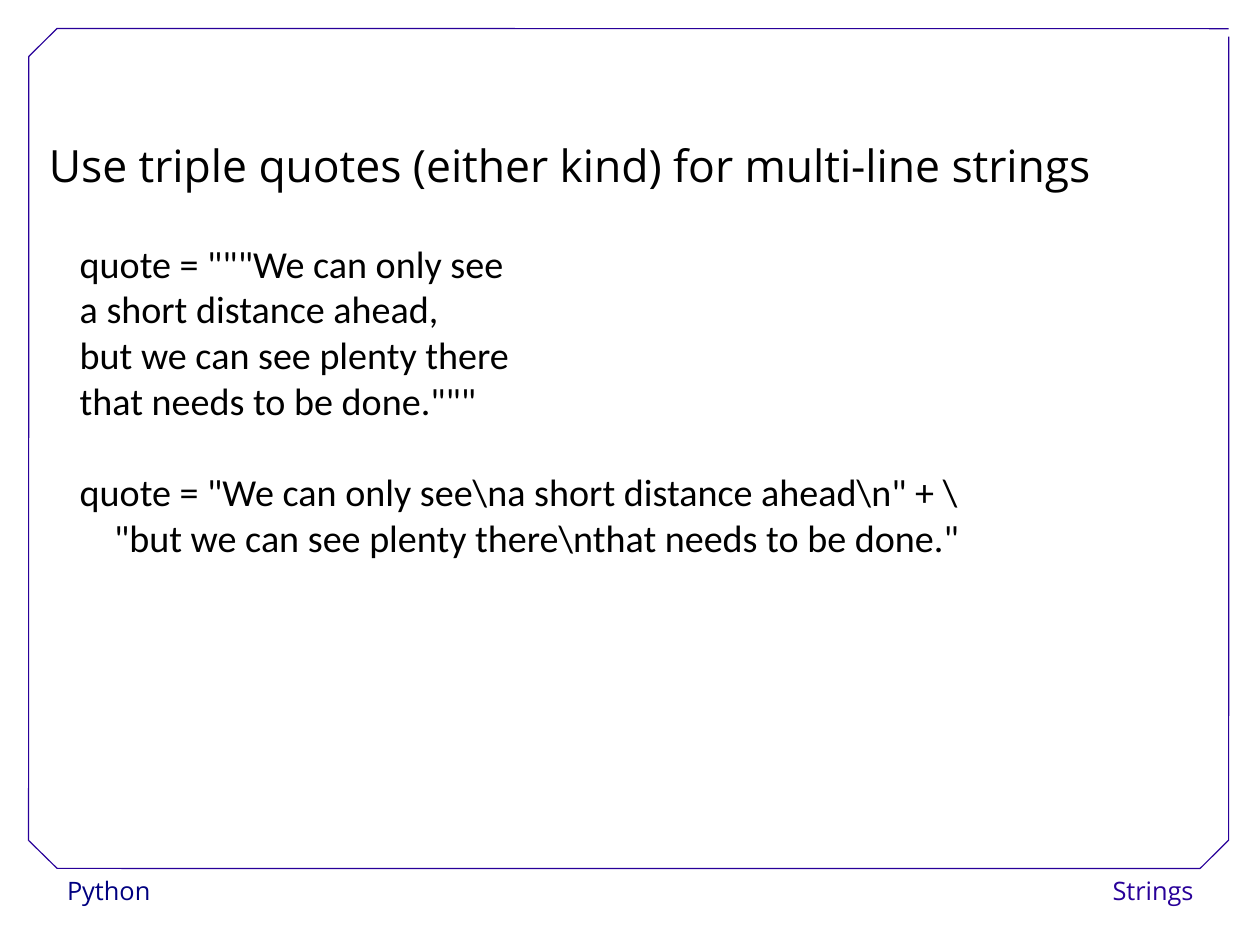
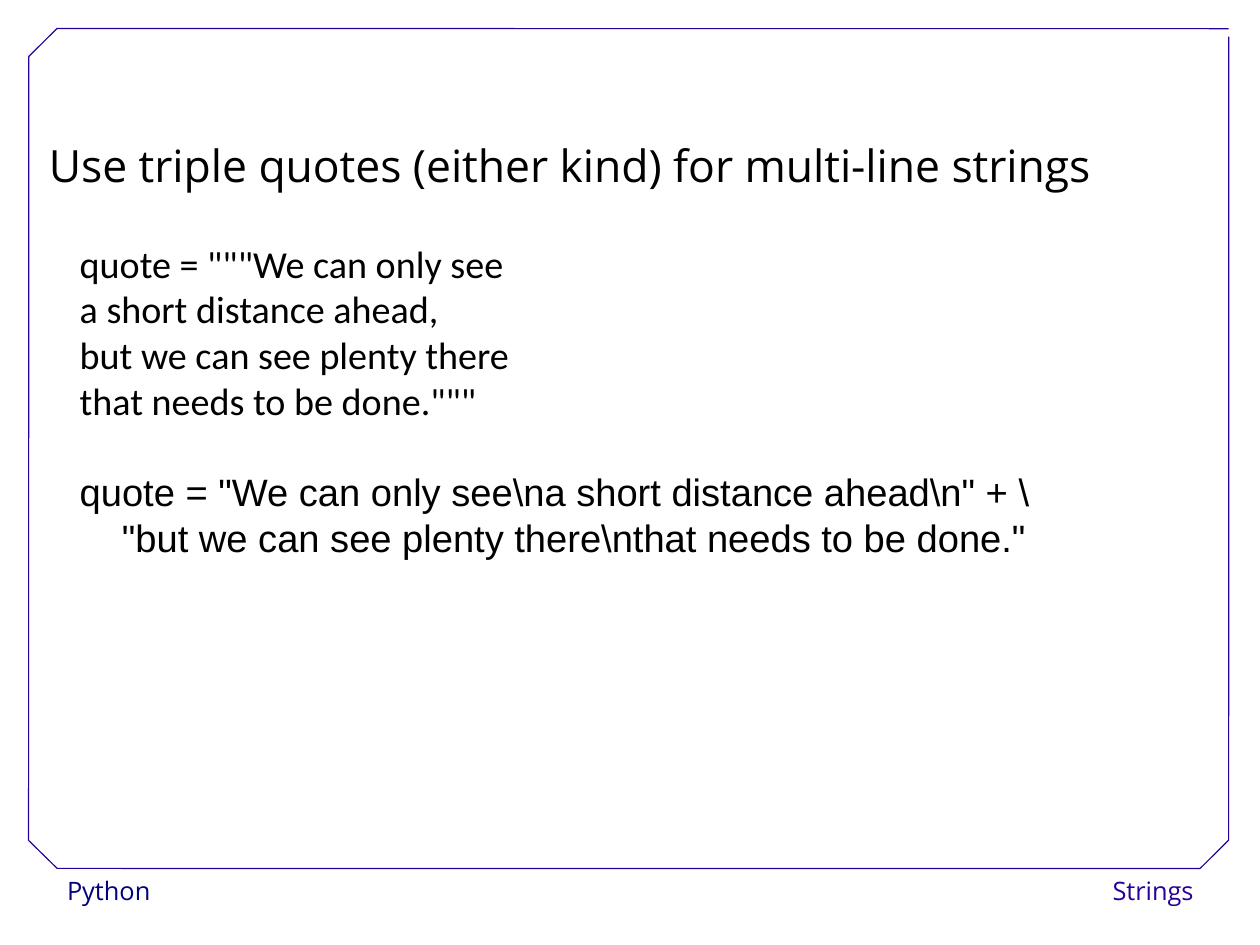
Before and after one commit to ncasuk/ncas-isc, a slide deck: slide 49 of python/presentations/learning_python/12_strings.ppt. Drawn at 1260x945 pixels with LibreOffice and Linux fonts; fonts in the diff are those of the drawing; background and template pictures are left out. Boxes give left, top, right and bottom in pixels: in the first picture for what was removed or moved away, otherwise in the second. Text is boxed around its words. In the diff, an @@ line names an element or a change of style, - is before the commit and + after.

```diff
--- a/python/presentations/learning_python/12_strings.ppt
+++ b/python/presentations/learning_python/12_strings.ppt
@@ text at [80,478,1026,560]: font Calibri to Arial in "quote = "We can only see\na short ...", ""but we can see plenty there\nthat needs ..." @@
```
Also in this commit, not shown: 4 other slides changed, 12 other files.
